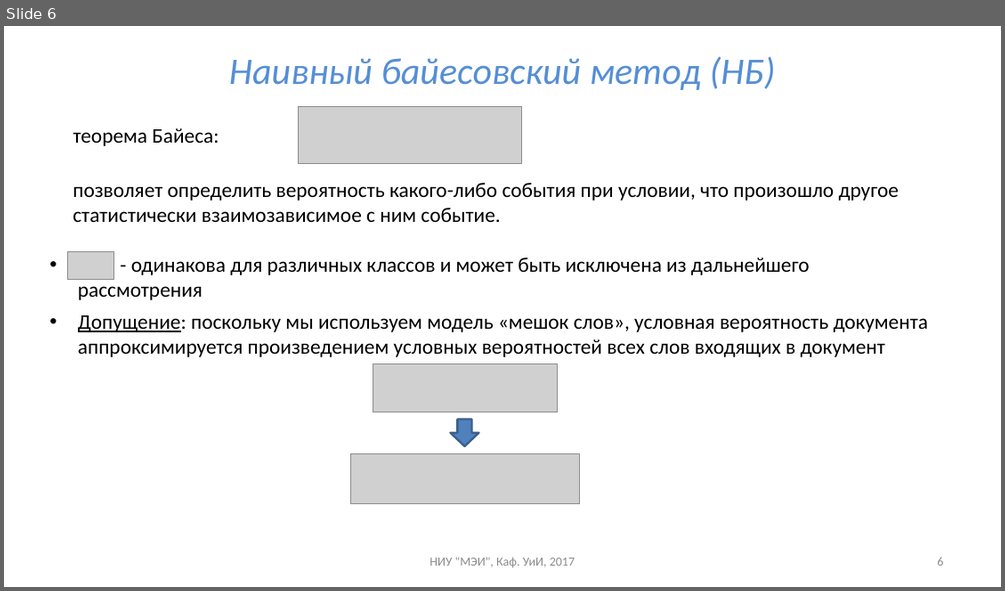
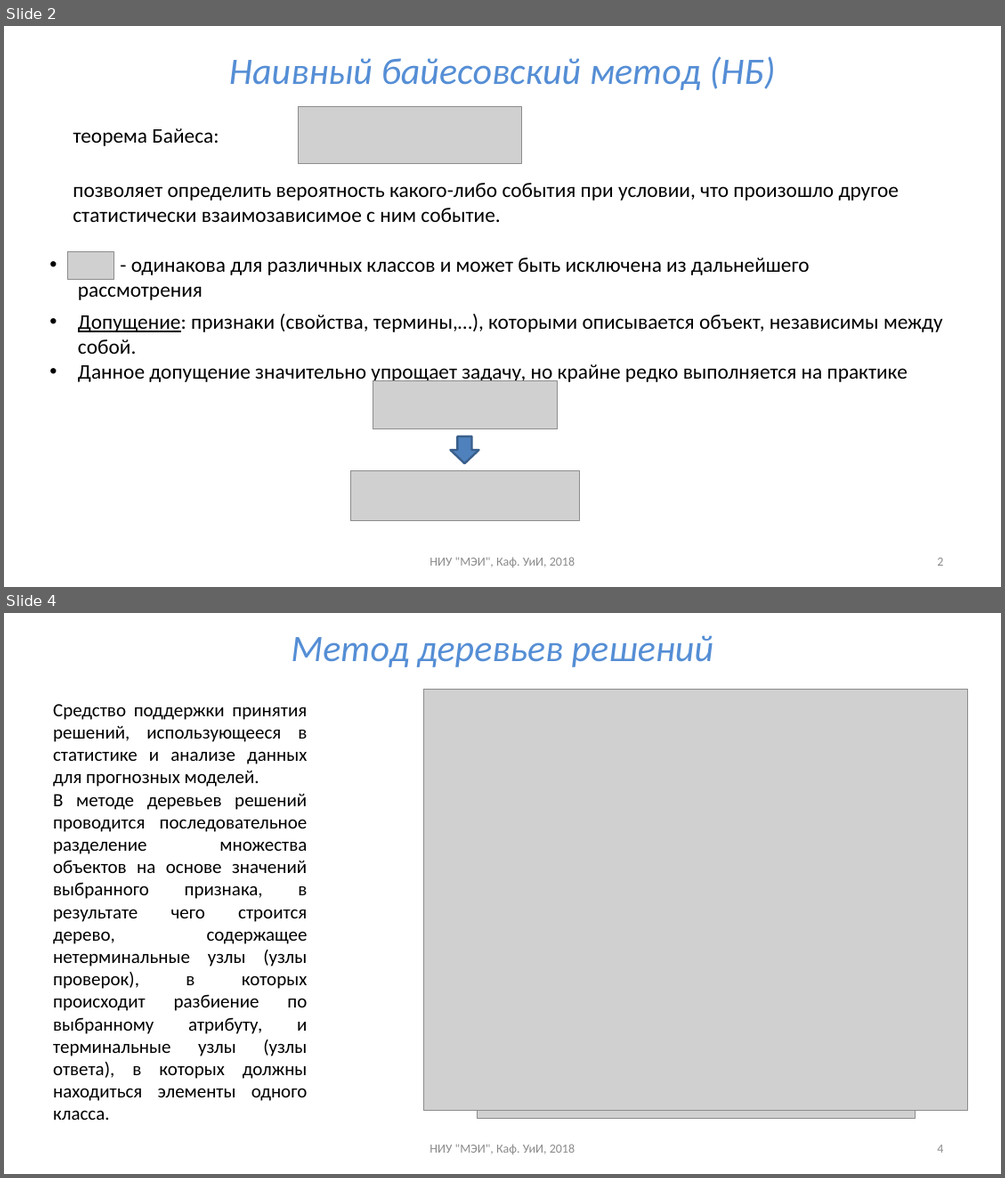
Before and after one commit to uii-mpei/uii-mpei.github.io, a slide deck: study/courses/iis/IIS_lec_3.pptx. Shown one above the other, each under a label of ours: slide 6 before the commit, slides 2 and 4 after it; the slides between them are not shown. The pictures are 1005x591 and 1005x1178 pixels, drawn with LibreOffice and Linux fonts; fonts in the diff are those of the drawing; grey boxes stand for pictures. Boxes give left, top, right and bottom in pixels: in the first picture for what was removed or moved away, otherwise in the second. Text is boxed around its words. In the diff, an @@ line names an element or a change of style, - is before the commit and + after.

```diff
--- a/study/courses/iis/IIS_lec_3.pptx
+++ b/study/courses/iis/IIS_lec_3.pptx
@@ slide 4 added at bbox=[4, 613, 1001, 1174], background #FFFFFF @@
@@ title added at bbox=[291, 635, 714, 667], 36 pt, text #558ED5, italic @@
+Метод деревьев решений
@@ picture added at bbox=[424, 690, 968, 1111] @@
@@ picture added at bbox=[477, 690, 914, 1118] @@
@@ text added at bbox=[53, 704, 307, 1119], 18 pt, text #000000 @@
+Средство поддержки принятия решений, использующееся в статистике и анализе данных для прогнозных моделей.
+В методе деревьев решений проводится последовательное разделение множества объектов на основе значений выбранного признака, в результате чего строится дерево, содержащее нетерминальные узлы (узлы проверок), в которых происходит разбиение по выбранному атрибуту, и терминальные узлы (узлы ответа), в которых должны находиться элементы одного класса.
@@ picture added at bbox=[616, 882, 829, 1118] @@
@@ picture added at bbox=[619, 882, 803, 1119] @@
@@ text added at bbox=[429, 1143, 574, 1154], 12 pt, text #8C8C8C @@
+НИУ "МЭИ", Каф. УиИ, 2018
@@ page number added at bbox=[937, 1144, 943, 1152], 12 pt, text #8C8C8C @@
+4
@@ what was slide 6 is now slide 2 @@
@@ slide 2 changed as well @@
@@ text at bbox=[78, 313, 943, 385]: text changed @@
-• Допущение: поскольку мы используем модель «мешок слов», условная вероятность документа аппроксимируется произведением условных вероятностей всех слов входящих в документ
+• Допущение: признаки (свойства, термины,…), которыми описывается объект, независимы между собой.
+• Данное допущение значительно упрощает задачу, но крайне редко выполняется на практике
@@ 2 pictures, 1 down arrow: place and size @@
-2 pictures, 1 down arrow at bbox=[350, 364, 579, 504]
+2 pictures, 1 down arrow at bbox=[350, 381, 579, 521]
@@ text at bbox=[429, 556, 574, 567]: text changed @@
-НИУ "МЭИ", Каф. УиИ, 2017
+НИУ "МЭИ", Каф. УиИ, 2018
@@ page number at bbox=[937, 557, 943, 565]: text changed @@
-6
+2
```
Also in this commit, not shown: 2 other slides changed, 5 other slides added, 4 slides removed.
